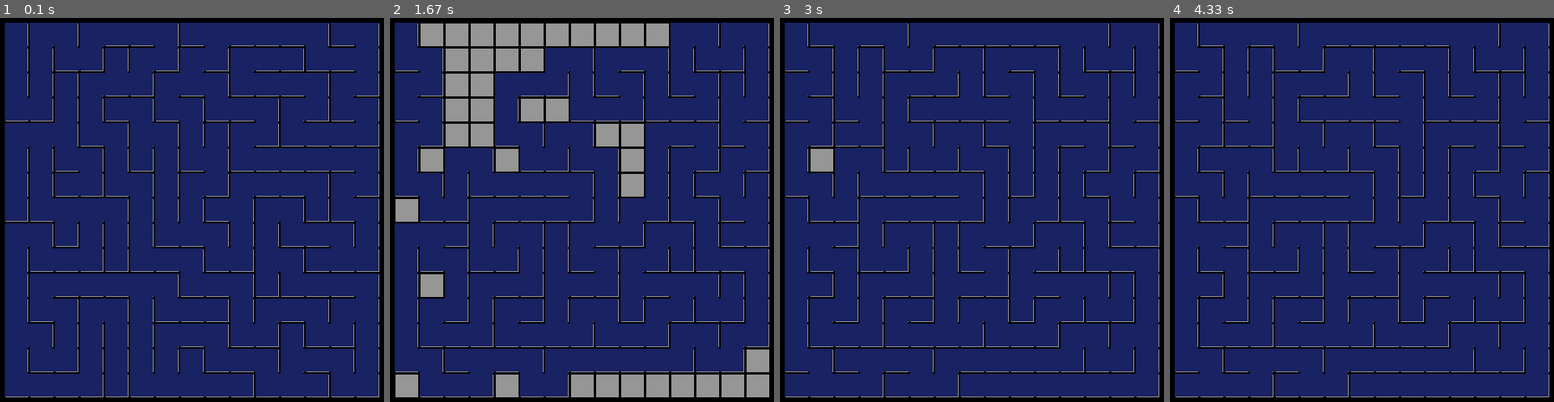
Above: before the commit, frames 1-4 (left to right).
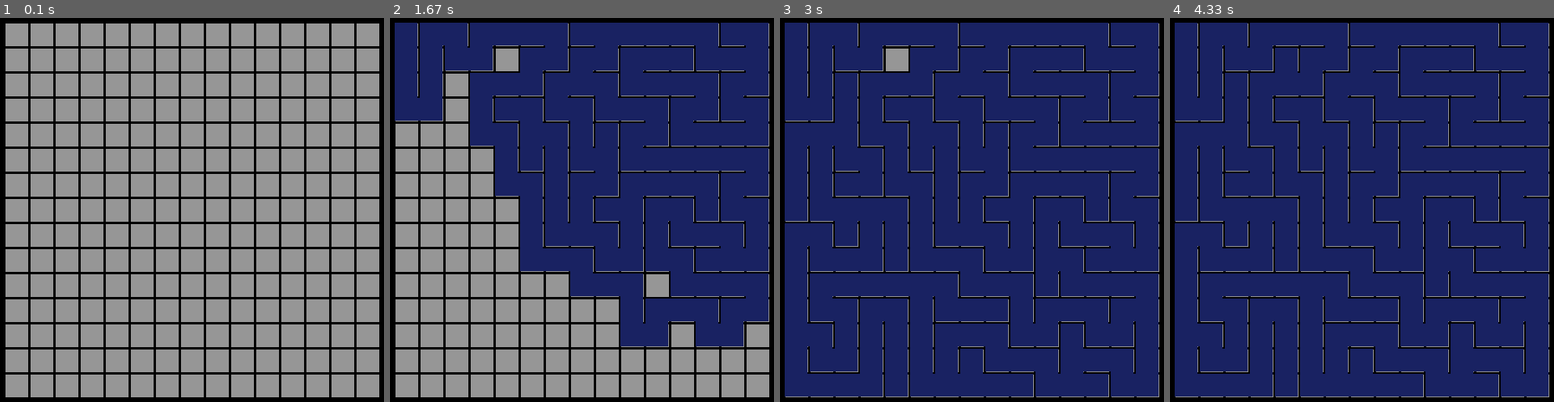
Above: after the commit, the same moments.

Repository: jrome5/python_projects
Game: pygame game, started from maze_solvers/maze_sim.py
The game is run twice, just before and just after one commit, with the same random seed, the same clock (stepped at 60 frames per second) and the same inputs. The source is Python 2; it was converted automatically to run under Python 3.
Inputs:
- Up to frame 1 (0.1 s): no input
- Up to frame 2 (1.67 s): tap M at 0.33 s
- Up to frame 3 (3 s): no input
- Up to frame 4 (4.33 s): no input

The runs differ from the first frame. In frame 1, 87% of the frame differs, in the area x 1-99%, y 1-99%; in frame 2, 40%; in frame 3, 9.2%; in frame 4, 8.6%.

Commit message:
Add grid to graph

Diff:
--- a/maze_solvers/dijkstra.py
+++ b/maze_solvers/dijkstra.py
@@ -31,13 +31,13 @@
 		config.drawSingleWidthCell(screen, x, y, config.getRedColor())
 		target_x = padding + (size-1)*(width) + (width)/2
 		target_y = target_x
-		pygame.draw.circle(screen, config.getRedColor(), (target_x, target_y), (width-thickness*4)/2, 0)
+		pygame.draw.circle(screen, config.getRedColor(), (target_x, target_y), (width)/4, 0)
 		pygame.display.update()
 
 		print('''Dijkstra's shortest path''')
 		# Set the distance for the start node to zero
 		for v in graph:
-			v.set_distance(sys.maxint) #infitiy
+			v.set_distance(sys.maxint) #infinity
 			v.set_previous(None)
 		start_vertex.set_distance(0)
 		# Put tuple pair into the priority queue
--- a/maze_solvers/graph.py
+++ b/maze_solvers/graph.py
@@ -68,13 +68,11 @@
             return None
 
     def add_edge(self, frm, to, cost = 0):
-        if frm not in self.vert_dict:
-            self.add_vertex(frm)
-        if to not in self.vert_dict:
-            self.add_vertex(to)
-
-        self.vert_dict[frm].add_neighbor(self.vert_dict[to], cost)
-        self.vert_dict[to].add_neighbor(self.vert_dict[frm], cost)
+        try:
+            self.vert_dict[frm].add_neighbor(self.vert_dict[to], cost)
+            self.vert_dict[to].add_neighbor(self.vert_dict[frm], cost)
+        except:
+            print("Attempted to add edge frm: %s to: %s" %(frm, to))
 
     def get_vertices(self):
         return self.vert_dict.keys()
--- a/maze_solvers/maze_sim.py
+++ b/maze_solvers/maze_sim.py
@@ -30,6 +30,14 @@
       cell_id = cell_id + 1
   pygame.display.update()
   return grid, graph
+
+def generateGridGraph(graph, size):
+  for cell_id in range(size**2):
+    #connect adjacent cells: below and right
+    if((cell_id + size) <= (size**2)-1):
+      graph.add_edge(cell_id, cell_id+size, 1)
+    if(cell_id % size != (size-1)):
+      graph.add_edge(cell_id, cell_id+1, 1)
 
 
 def generateMaze(screen, grid, graph, config, animate=True):
@@ -119,10 +127,13 @@
     pygame.display.set_caption("Maze Generator")
 
     grid, graph = makeGrid(screen, sim_config)
-    generateMaze(screen, grid, graph, sim_config, False)
+    generateGridGraph(graph, sim_config.getGridSize())
+    # generateMaze(screen, grid, graph, sim_config, False)
     pygame.display.update()
     printOpeningMessage()
     running = True
+    for v in graph:
+      print(v)
     while running:
         clock.tick(sim_config.getFPS())
         for event in pygame.event.get():
@@ -137,6 +148,8 @@
             if event.type == pygame.KEYDOWN and event.key == pygame.K_d:
                 dijkstra(screen, graph, sim_config) #get from start to end
                 time.sleep(1)
+            if event.type == pygame.KEYDOWN and event.key == pygame.K_g:
+              graph.printAllConnections()
         pygame.display.update()
     pygame.quit()
 
